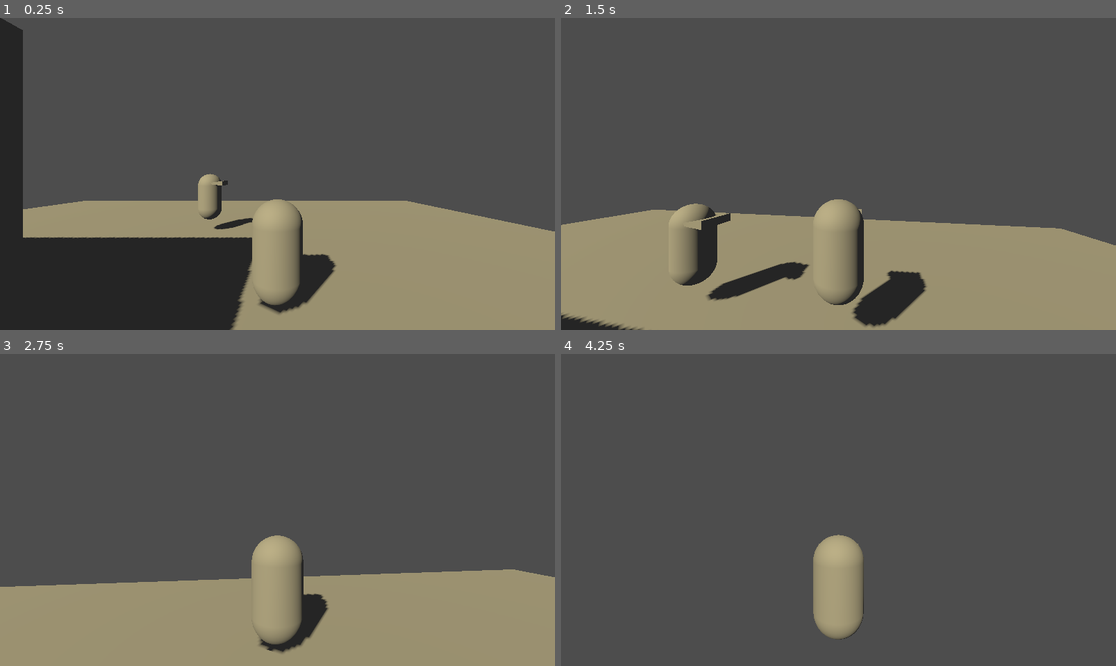
Above: before the commit, frames 1-4 (two rows, left to right).
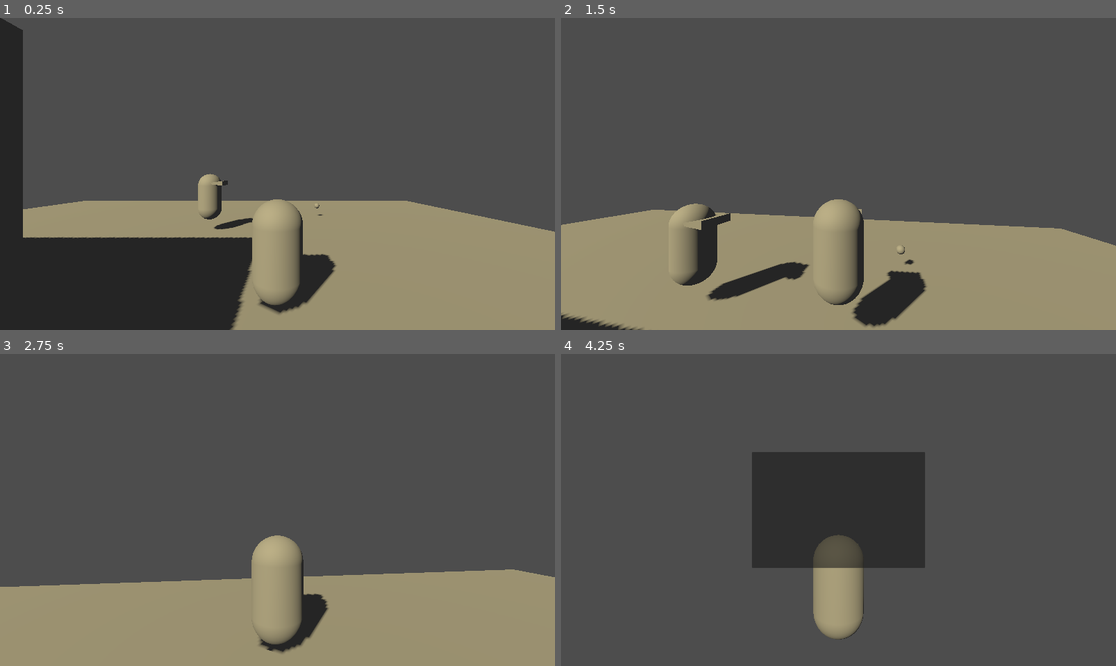
Above: after the commit, the same moments.

Repository: BitBoxxxer/our-joined-breath
Game: Godot game, scene res://Scenes/3dMainSceneTest.tscn
Two runs of this game, one before a commit and one after it. Both use one fixed random seed, a clock stepped at 60 frames per second and the inputs below. This scene is started directly instead of the project's main scene. The engine's default icon, where the game draws it, is replaced by a stand-in: a white triangle on a blue panel in a dark square.
Inputs (mouse positions are in pixels of both pictures, inside the frame that each line leads up to):
- Up to frame 1 (0.25 s): no input
- Up to frame 2 (1.5 s): tap Enter at 0.5 s; move the mouse to (866, 174) at 0.52 s; hold W (forward) from 0.53 s (still down); tap E (Select) at 0.6, 1.35 s; tap Space (jump) at 0.77 s; move the mouse to (810, 174) at 1.27 s
- Up to frame 3 (2.75 s): keep holding W (forward); tap Space (jump) at 1.52 s; move the mouse to (288, 503) at 2.02 s; tap Left (UI_look_left) at 2.1 s; tap E (Select) at 2.3 s
- Up to frame 4 (4.25 s): keep holding W (forward); move the mouse to (832, 516) at 2.77 s; tap Right (UI_look_right) at 2.85 s; tap Space (jump) at 3.02, 3.77 s; tap E (Select) at 3.05, 3.8 s; move the mouse to (877, 513) at 3.52 s; hold Shift (run) from 3.53 s (still down); tap I (toggle_inventory, bound only after the commit) at 4.15 s

The runs differ from the first frame. In frame 1, less than 0.1% of the frame differs, in the area x 56-100%, y 59-69%; in frame 2, less than 0.1%; in frame 3, less than 0.1%; in frame 4, 12%, in the area x 34-66%, y 31-69%.

Commit message:
ADD & REWRITE & FIX ? | добавлен предмет тестовый + система инвернтаря + ui инвенторя

Diff:
--- /dev/null
+++ b/Items/rusty_key.tres
@@ -0,0 +1,14 @@
+[gd_resource type="Resource" script_class="Item" load_steps=3 format=3]
+
+[ext_resource type="Script" path="res://Scripts/Items/Item.gd" id="1_item"]
+[ext_resource type="Texture2D" uid="uid://cqwilygqt82yd" path="res://_Ress/Sprites/icon.svg" id="2_icon"]
+
+[resource]
+script = ExtResource("1_item")
+id = "rusty_key"
+display_name = "Ржавый ключ"
+description = "Похоже, подходит к какой-то старой двери."
+icon = ExtResource("2_icon")
+type = 1
+stackable = false
+max_stack = 1
--- /dev/null
+++ b/Items/rusty_key_pickup.tscn
@@ -0,0 +1,23 @@
+[gd_scene load_steps=4 format=3]
+
+[ext_resource type="Script" path="res://Scripts/Items/pickup.gd" id="1_pickup"]
+[ext_resource type="Resource" path="res://Items/rusty_key.tres" id="2_item"]
+
+[sub_resource type="SphereShape3D" id="SphereShape3D_key"]
+radius = 0.15
+
+[sub_resource type="SphereMesh" id="SphereMesh_key"]
+radius = 0.15
+height = 0.3
+
+[node name="RustyKeyPickup" type="StaticBody3D"]
+script = ExtResource("1_pickup")
+item = ExtResource("2_item")
+quantity = 1
+prompt_message = "Подобрать: Ржавый ключ"
+
+[node name="CollisionShape3D" type="CollisionShape3D" parent="."]
+shape = SubResource("SphereShape3D_key")
+
+[node name="MeshInstance3D" type="MeshInstance3D" parent="."]
+mesh = SubResource("SphereMesh_key")
--- a/Scenes/3dMainSceneTest.tscn
+++ b/Scenes/3dMainSceneTest.tscn
@@ -1,5 +1,6 @@
 [gd_scene format=3 uid="uid://bl7qvf4ce1pfs"]
 
+[ext_resource type="PackedScene" path="res://Items/rusty_key_pickup.tscn" id="1_6clia"]
 [ext_resource type="PackedScene" uid="uid://s2xbw7mjmiwo" path="res://Scenes/Player/player.tscn" id="1_sw4nl"]
 [ext_resource type="PackedScene" uid="uid://q2rwurhhtwfe" path="res://Scenes/NPC/TestNPC.tscn" id="2_462pa"]
 
@@ -14,6 +15,9 @@
 
 [node name="Test_Scene" type="Node3D" unique_id=1783875585]
 
+[node name="RustyKeyPickup" parent="." unique_id=185775520 instance=ExtResource("1_6clia")]
+transform = Transform3D(1, 0, 0, 0, 1, 0, 0, 0, 1, 5.3005605, 1.1295509, -8.005049)
+
 [node name="floor" type="StaticBody3D" parent="." unique_id=1772641214]
 transform = Transform3D(30, 0, 0, 0, 1, 0, 0, 0, 30, 0, 0, 0)
 
@@ -22,11 +26,13 @@
 shape = SubResource("BoxShape3D_qkuwt")
 
 [node name="MeshInstance3D" type="MeshInstance3D" parent="floor" unique_id=1494294014]
-transform = Transform3D(1, 0, 0, 0, 1, 0, 0, 0, 1, 0.000108432774, 0, -0.00050576136)
 mesh = SubResource("BoxMesh_205hh")
 
 [node name="Player" parent="." unique_id=847341726 instance=ExtResource("1_sw4nl")]
-transform = Transform3D(1, 0, 0, 0, 1, 0, 0, 0, 1, 2.9829674, 1.1182468, 0)
+transform = Transform3D(1, 0, 0, 0, 1, 0, 0, 0, 1, 2.9829674, 1.737606, 0)
+
+[node name="SeeCast" parent="Player/CameraPivot/SpringArm3D/Camera3D" parent_id_path=PackedInt32Array(847341726, 1443013244) index="2" unique_id=186597117]
+transform = Transform3D(0.9979391, 0.2580439, -0.04710644, -0.043619383, 5.9167457, -1.6249488e-10, 0.04706161, 0.012169043, 0.9988897, 0.0008648634, 0.1395899, -0.7003467)
 
 [node name="cube" type="StaticBody3D" parent="." unique_id=941369130]
 transform = Transform3D(10, 0, 0, 0, 5, 0, 0, 0, 10, -6.0281034, 2.7820358, 5.808198)
--- a/Scenes/Player/Interact/see_cast.tscn
+++ b/Scenes/Player/Interact/see_cast.tscn
@@ -3,12 +3,12 @@
 [ext_resource type="Script" uid="uid://cdknx43noj7kd" path="res://Scripts/Player/Interact/Ray_cast.gd" id="1_7b7ph"]
 [ext_resource type="Texture2D" uid="uid://bwt0tyf3s3yry" path="res://_Ress/Sprites/icon.svg" id="4_wt7xd"]
 [ext_resource type="Script" uid="uid://1x84p2lkga1o" path="res://Scripts/Dialogue/dialogue_ui.gd" id="5_xngue"]
+[ext_resource type="Script" uid="uid://uyq055dkqqr2" path="res://Scripts/Items/inventory_ui.gd" id="6_invui"]
 
 [sub_resource type="CanvasTexture" id="CanvasTexture_exv3e"]
 diffuse_texture = ExtResource("4_wt7xd")
 
 [node name="SeeCast" type="RayCast3D" unique_id=1145823785]
-transform = Transform3D(0.9979391, 0.2580439, -0.047106445, -0.043619383, 5.9167457, 0, 0.047061615, 0.012169043, 0.9988897, 0.0008648634, 0.1395899, -0.7003467)
 script = ExtResource("1_7b7ph")
 
 [node name="CanvasLayer" type="CanvasLayer" parent="." unique_id=764695882]
@@ -77,3 +77,39 @@
 [node name="ContinueButton" type="Button" parent="CanvasLayer/DialogueUI/VBoxContainer" unique_id=440666352]
 layout_mode = 2
 text = "Butt_Text_Test"
+
+[node name="InventoryUI" type="Control" parent="CanvasLayer" unique_id=811900001]
+layout_mode = 3
+anchors_preset = 15
+anchor_right = 1.0
+anchor_bottom = 1.0
+grow_horizontal = 2
+grow_vertical = 2
+script = ExtResource("6_invui")
+
+[node name="Panel" type="Panel" parent="CanvasLayer/InventoryUI" unique_id=811900002]
+layout_mode = 1
+anchors_preset = 8
+anchor_left = 0.5
+anchor_top = 0.5
+anchor_right = 0.5
+anchor_bottom = 0.5
+offset_left = -300.0
+offset_top = -200.0
+offset_right = 300.0
+offset_bottom = 200.0
+grow_horizontal = 2
+grow_vertical = 2
+
+[node name="GridContainer" type="GridContainer" parent="CanvasLayer/InventoryUI/Panel" unique_id=811900003]
+layout_mode = 1
+anchors_preset = 15
+anchor_right = 1.0
+anchor_bottom = 1.0
+offset_left = 16.0
+offset_top = 16.0
+offset_right = -16.0
+offset_bottom = -16.0
+grow_horizontal = 2
+grow_vertical = 2
+columns = 6
--- /dev/null
+++ b/Scripts/Items/Inventory.gd
@@ -0,0 +1,88 @@
+extends Node
+
+## Инвентарь игрока — глобальный автозагружаемый синглтон.
+## Хранит слоты как массив {"item": Item, "quantity": int}.
+
+signal inventory_changed
+signal item_added(item: Item, quantity: int)
+signal item_removed(item: Item, quantity: int)
+
+@export var max_slots: int = 20
+
+var slots: Array = []
+
+
+## Добавляет предмет в инвентарь. Возвращает true, если удалось добавить (хотя бы частично).
+func add_item(item: Item, quantity: int = 1) -> bool:
+	if item == null or quantity <= 0:
+		return false
+
+	var remaining := quantity
+
+	# Сначала пытаемся докинуть в существующие стаки того же предмета
+	if item.stackable:
+		for slot in slots:
+			if slot.item.id == item.id and slot.quantity < item.max_stack:
+				var can_add: int = min(remaining, item.max_stack - slot.quantity)
+				slot.quantity += can_add
+				remaining -= can_add
+				if remaining <= 0:
+					inventory_changed.emit()
+					item_added.emit(item, quantity)
+					return true
+
+	# Заводим новые слоты, пока есть место и остаток
+	while remaining > 0:
+		if slots.size() >= max_slots:
+			# Инвентарь переполнен — добавили частично (или ничего)
+			inventory_changed.emit()
+			if remaining < quantity:
+				item_added.emit(item, quantity - remaining)
+				return true
+			return false
+
+		var add_now: int = remaining if not item.stackable else min(remaining, item.max_stack)
+		slots.append({"item": item, "quantity": add_now})
+		remaining -= add_now
+
+	inventory_changed.emit()
+	item_added.emit(item, quantity)
+	return true
+
+
+## Убирает quantity штук предмета с данным id. Возвращает true, если получилось убрать всё запрошенное.
+func remove_item(item_id: String, quantity: int = 1) -> bool:
+	var remaining := quantity
+	var i := slots.size() - 1
+	while i >= 0 and remaining > 0:
+		var slot = slots[i]
+		if slot.item.id == item_id:
+			var take: int = min(remaining, slot.quantity)
+			slot.quantity -= take
+			remaining -= take
+			if slot.quantity <= 0:
+				slots.remove_at(i)
+		i -= 1
+
+	inventory_changed.emit()
+	if remaining < quantity:
+		# Нашли Item ресурс для сигнала (если весь предмет убрали, ищем по последнему известному)
+		item_removed.emit(null, quantity - remaining)
+	return remaining == 0
+
+
+func has_item(item_id: String, quantity: int = 1) -> bool:
+	return get_item_count(item_id) >= quantity
+
+
+func get_item_count(item_id: String) -> int:
+	var total := 0
+	for slot in slots:
+		if slot.item.id == item_id:
+			total += slot.quantity
+	return total
+
+
+func clear() -> void:
+	slots.clear()
+	inventory_changed.emit()
--- /dev/null
+++ b/Scripts/Items/Item.gd
@@ -0,0 +1,17 @@
+extends Resource
+class_name Item
+
+enum Type { MISC, KEY, CONSUMABLE, QUEST }
+
+## Уникальный идентификатор предмета (используй snake_case, например "rusty_key").
+## Именно по нему инвентарь опознаёт "один и тот же" предмет для стаков.
+@export var id: String = ""
+
+@export var display_name: String = "Предмет"
+@export_multiline var description: String = ""
+@export var icon: Texture2D = null
+@export var type: Type = Type.MISC
+
+## Можно ли складывать несколько штук в один слот (например, патроны, а не квестовый ключ).
+@export var stackable: bool = true
+@export var max_stack: int = 99
--- /dev/null
+++ b/Scripts/Items/inventory_ui.gd
@@ -0,0 +1,46 @@
+extends Control
+
+@onready var grid: GridContainer = $Panel/GridContainer
+
+var slot_scene_button_size: Vector2 = Vector2(64, 64)
+
+
+func _ready() -> void:
+	Inventory.inventory_changed.connect(_refresh)
+	hide()
+	_refresh()
+
+
+func _unhandled_input(event: InputEvent) -> void:
+	if DialogueManager.is_active:
+		return
+	if event.is_action_pressed("toggle_inventory"):
+		visible = not visible
+		if visible:
+			_refresh()
+			Input.set_mouse_mode(Input.MOUSE_MODE_VISIBLE)
+		else:
+			Input.set_mouse_mode(Input.MOUSE_MODE_CAPTURED)
+
+
+func _refresh() -> void:
+	for child in grid.get_children():
+		child.queue_free()
+
+	for slot in Inventory.slots:
+		var item: Item = slot.item
+		var quantity: int = slot.quantity
+
+		var btn := TextureButton.new()
+		btn.custom_minimum_size = slot_scene_button_size
+		btn.stretch_mode = TextureButton.STRETCH_KEEP_ASPECT_CENTERED
+		if item.icon:
+			btn.texture_normal = item.icon
+		btn.tooltip_text = item.display_name + "\n" + item.description
+
+		var count_label := Label.new()
+		count_label.text = "x%d" % quantity
+		count_label.set_anchors_preset(Control.PRESET_BOTTOM_RIGHT)
+
+		btn.add_child(count_label)
+		grid.add_child(btn)
--- /dev/null
+++ b/Scripts/Items/pickup.gd
@@ -0,0 +1,34 @@
+extends Interactable
+class_name Pickup
+
+@export var item: Item = null
+@export var quantity: int = 1
+
+## Звук подбора (опционально)
+@export var pickup_sound: AudioStream = null
+
+
+func _ready() -> void:
+	if item:
+		prompt_message = "Подобрать: " + item.display_name
+
+
+func interact() -> void:
+	if item == null:
+		printerr("[Pickup] У ", name, " не назначен предмет (item = null).")
+		return
+
+	var added := Inventory.add_item(item, quantity)
+	if not added:
+		print("[Pickup] Инвентарь полон, не удалось подобрать ", item.display_name)
+		return
+
+	if pickup_sound:
+		var player_audio := AudioStreamPlayer.new()
+		get_tree().current_scene.add_child(player_audio)
+		player_audio.stream = pickup_sound
+		player_audio.play()
+		player_audio.finished.connect(player_audio.queue_free)
+
+	print("[Pickup] Подобрано: ", item.display_name, " x", quantity)
+	queue_free()
--- a/project.godot
+++ b/project.godot
@@ -29,6 +29,7 @@
 
 Global="*res://Scripts/Globals/Global.gd"
 DialogueManager="*res://Scripts/Globals/dialogue_manager.gd"
+Inventory="*res://Scripts/Items/Inventory.gd"
 
 [display]
 
@@ -106,8 +107,13 @@
 }
 Select={
 "deadzone": 0.2,
-"events": [Object(InputEventKey,"resource_local_to_scene":fa …(94 unchanged characters)… rl_pressed":false,"meta_pressed":false,"pressed":false,"keycode":0,"physical_keycode":69,"key_la …(61 unchanged characters)…
+"events": [Object(InputEventKey,"resource_local_to_scene":fa …(94 unchanged characters)… rl_pressed":false,"meta_pressed":false,"keycode":0,"physical_keycode":69,"key_la …(61 unchanged characters)…
 , Object(InputEventMouseButton,"resource_local_to_scene":false,"resource_name":"","device":-1,"window_id":0,"alt_presse …(249 unchanged characters)…
+]
+}
+toggle_inventory={
+"deadzone": 0.2,
+"events": [Object(InputEventKey,"resource_local_to_scene":false,"resource_name":"","device":-1,"window_id":0,"alt_pressed":false,"shift_pressed":false,"ctrl_pressed":false,"meta_pressed":false,"pressed":false,"keycode":0,"physical_keycode":73,"key_label":0,"unicode":105,"location":0,"echo":false,"script":null)
 ]
 }
 
Not shown: 1 places in Scenes/NPC/Amil'/amil_dialogue.tres that only renumber resources
Not shown, added: Scripts/Items/Inventory.gd.uid
Not shown, added: Scripts/Items/Item.gd.uid
Not shown, added: Scripts/Items/inventory_ui.gd.uid
Not shown, added: Scripts/Items/pickup.gd.uid
